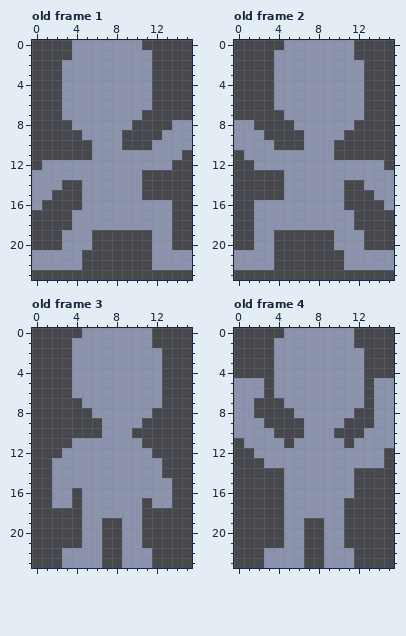
File history of a pixel-art file, development assets/placeholder-player.aseprite. Above, as it was before the edit.
16x24 pixels, 4 frames. Shown: old frame 1, old frame 2, old frame 3, old frame 4. The commit also changed other frames, which this record leaves out.
New version:
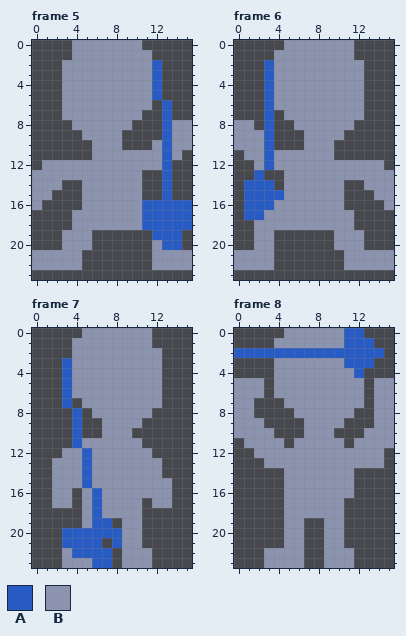
Palette (. is transparent): A #285cc4  B #8b93af
A new or re-ordered frame is compared with the old frame closest to it.
The exact change:
frames 4 -> 9
Frame 5 is new; against old frame 1:
y 2..5: x 12 . -> A
y 6..8: x 13 . -> A
y 9..12: x 13 B -> A
y 13..15: x 13 . -> A
y 16..18: x 11..15 BBB.. -> AAAAA
y 19: x 12..14 BB. -> AAA
y 20: x 13..14 B. -> AA
Frame 6 is new; against old frame 2:
y 2..9: x 3 . -> A
y 10..12: x 3 B -> A
y 13: x 2 . -> A
y 14: x 1..3 ... -> AAA
y 15: x 1..4 .... -> AAAA
y 16: x 1..3 .BB -> AAA
y 17: x 1..2 .B -> AA
Frame 7 is new; against old frame 3:
y 3..7: x 3 . -> A
y 8..10: x 4 . -> A
y 11: x 4 B -> A
y 12..15: x 5 B -> A
y 16..18: x 6 B -> A
y 19: x 6..7 B. -> AA
y 20: x 3..8 ..BB.. -> AAAAAA
y 21: x 3..6 ..BB -> AAAA; x 8 . -> A
y 22: x 4..7 BBB. -> AAAA
y 23: x 6..7 B. -> AA
Frame 8 is new; against old frame 4:
y 0: x 11..12 B. -> AA
y 1: x 11..13 B.. -> AAA
y 2: x 0..14 ....BBBBBBBBB.. -> AAAAAAAAAAAAAAA
y 3: x 11..13 BB. -> AAA
y 4: x 12 B -> A
Where, in picture pixels (left, top, right, bottom), the same in both pictures:
changed: (142, 60, 192, 250)
changed: (244, 60, 284, 220)
changed: (62, 358, 122, 568)
changed: (234, 328, 384, 378)
